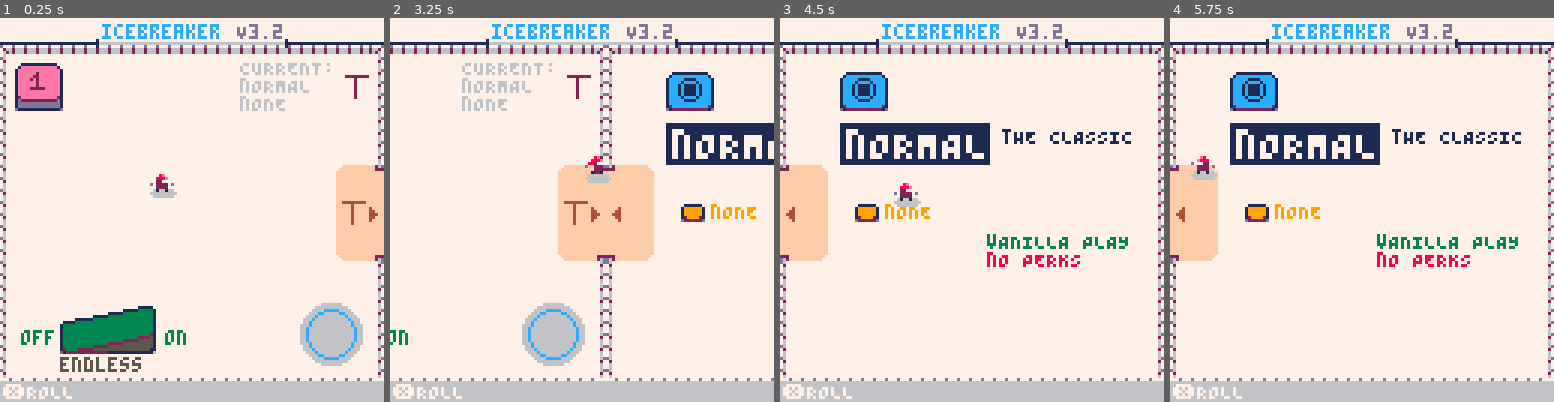
Above: before the commit, frames 1-4 (left to right).
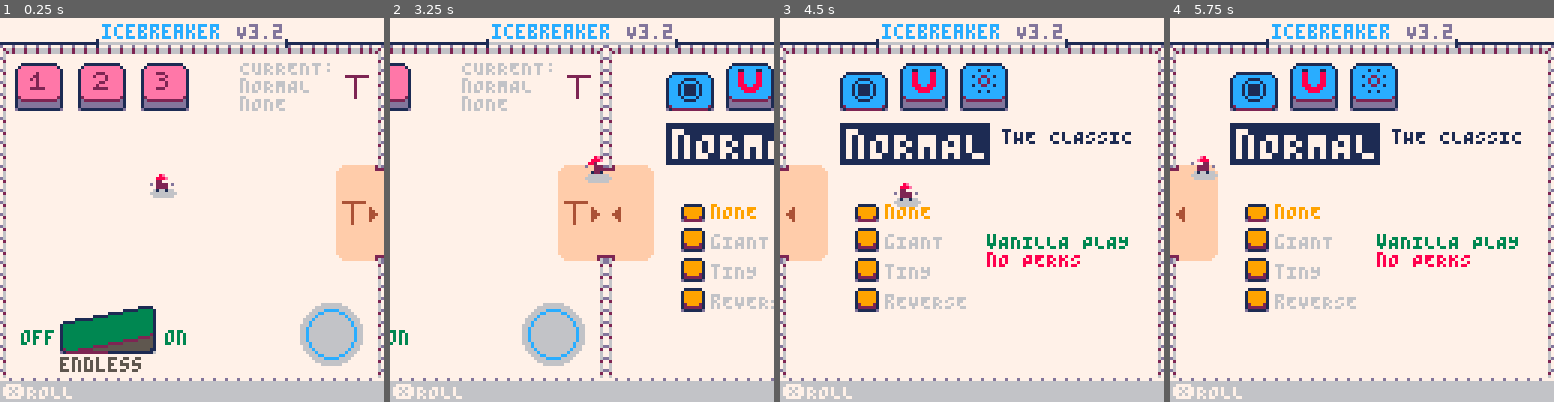
Above: after the commit, the same moments.

Repository: wsasaki01/icebreaker
Game: PICO-8 cartridge p3/icebreaker-p3.p8
The game is run twice, just before and just after one commit, with the same random seed, the same clock (stepped at 60 frames per second) and the same inputs.
Inputs (mouse positions are in pixels of both pictures, inside the frame that each line leads up to):
- Up to frame 1 (0.25 s): no input
- Up to frame 2 (3.25 s): tap X (X key) at 0.33, 1.07, 1.85, 2.97 s; click (670, 121) at 0.67 s; tap O (Z key) at 0.7, 1.7, 2.1, 2.5, 2.9 s; click (436, 267) at 1.22 s; hold Right 1.6-2.1 s; click (497, 114) at 1.77 s; hold Up 2.15-2.42 s; click (562, 259) at 2.32 s; hold Right 2.47-3.03 s; click (624, 106) at 2.87 s; hold Left from 3.08 s (still down)
- Up to frame 3 (4.5 s): tap O (Z key) at 3.3, 3.7, 4.1 s; click (1075, 256) at 3.42 s; release Left at 3.58 s; hold Down 3.63-3.97 s; click (841, 102) at 3.97 s; hold Right from 4.02 s (still down); tap X (X key) at 4.08 s
- Up to frame 4 (5.75 s): tap O (Z key) every 0.4 s from 4.5 to 5.7 s; click (1292, 248) at 4.52 s; release Right at 4.68 s; hold Up 4.73-5.03 s; click (1354, 94) at 5.07 s; hold Left 5.08-5.68 s; tap X (X key) at 5.2 s; click (1419, 244) at 5.62 s; hold Down from 5.73 s (still down)

The runs differ from the first frame. In frame 1, 3.1% of the frame differs, in the area x 20-50%, y 11-25%; in frame 2, 4.0%; in frame 3, 5.0%, in the area x 19-60%, y 11-77%; in frame 4, 5.0%.

Commit message:
Fix high score and combo per level

Diff:
--- a/p3/draw.lua
+++ b/p3/draw.lua
@@ -52,7 +52,7 @@
         print(txt, 1, 122, 7)
     elseif play then
         draw_play()
-    elseif retry then
+    elseif retry or finished then
         draw_play()
         rectfill(20, 30, 100, 88, 2)
         if (retry_cnt!=0) rectfill(25, 35, 25+32*(retry_cnt/retry_fr), 41, 13)
@@ -63,8 +63,10 @@
         print("score:      "..remove_zero(p:score(true)))
         print("best combo: "..tostr(p.combo_rec))
         print("ALL-TIME:", 12)
-        --print("high score: "..tostr(remove_zero(h_score)))
-        --print("best combo: "..tostr(h_combo))
+        local info=get_lvl_info()
+        print("high score: "..remove_zero(info[4]))
+        print("best combo: "..info[5])
+    --[[
     elseif finished then
         draw_play()
         rectfill(20, 30, 100, 88, 2)
@@ -78,6 +80,7 @@
         print("ALL-TIME:", 12)
         --print("high score: "..tostr(remove_zero(h_score)))
         --print("best combo: "..tostr(h_combo))
+    --]]
     end
 
     if mouse then
--- a/p3/init.lua
+++ b/p3/init.lua
@@ -13,16 +13,13 @@
     finished=false
 
     cartdata("someguy17-icebreaker-p3")
-    dset(0,1)
-    dset(1,1)
-    dset(2,1)
     --0to2=score1-3
     --3=combo record
     --4=hammer
     --5=mod
-    unlocked=dget(2)
-    h_score="00000000"
-    h_combo=0
+
+    --unlocked=dget(2)
+    unlocked=9
 
     mc = 1
     menu_op_len = 2
@@ -51,63 +48,40 @@
         perk="sECURITY", disad="hARDER TO\nRETRIEVE", got=unlocked>3},
     }
 
+    gen_lvl_info()
+
     menu_c={pack=false,lvl=false}
     select=false
 
-    level_tiles={
-        {"tutorial", {
-            {"iCE bREAK 101", "lEARN THE ROPES!", true, "00000000"},
-            {"wAVES", "gET READY!", unlocked>1, "00000000"},
-            {"cOMBO", "bUILD YOUR SCORE!", unlocked>2, "00000000"}
-        }},
-        {"magnets", {
-            {"aTTRACTION", "tHE POWER OF MAGNETS!", unlocked>3, "00000000"},
-            {"mODS", "dESIGN YOUR BUILD!", unlocked>4, "00000000"},
-            {"rUSH", "rEADY YOURSELF...", unlocked>5, "00000000"}
-        }},
-        {"teleport", {
-            {"bLINK", "lIKE MAGIC!", unlocked>6, "00000000"},
-            {"sPLIT", "tHERE'S SO MANY!", unlocked>7, "00000000"},
-            {"fINAL", "tHE LAST CHALLENGE...", unlocked>8, "00000000"}
-        }}
-    }
-
     endless=false
 
     buttons={{}, {}, {}, {}}
     alpha="abcdefghijklmnopqrstuvwxyz"
 
     local x_pos=5
-    local tile_cnt=1
-    for tile in all(level_tiles) do
+    for tile_cnt,tile in pairs(level_tiles) do
         local flag=false
         local lvl_cnt=1
-        for lvl in all(tile[2]) do
+        for lvl_cnt,lvl in pairs(tile[2]) do
             if (lvl[3]) flag=true
             local mem=3+(tile_cnt-1)*18+(lvl_cnt-1)*6
             lvl[4]=format_score(dget(mem), dget(mem+1))
-            lvl_cnt+=1
         end
         create_button(x_pos, 15, 1, tile_cnt, 0, flag)
         x_pos+=21
-        tile_cnt+=1
     end
 
     local x_pos=148
-    local type_cnt=1
-    for type in all(h_types) do
+    for type_cnt,type in pairs(h_types) do
         create_button(x_pos, 15, 3, type_cnt,0, type.got)
         x_pos+=20
-        type_cnt+=1
     end
     buttons[3][menu_op.h_type].pressed=true
 
     local y_pos=60
-    local mod_cnt=1
-    for mod in all(mods) do
+    for mod_cnt,mod in pairs(mods) do
         create_button(153, y_pos, 4, mod_cnt,0, mod.got)
         y_pos+=10
-        mod_cnt+=1
     end
     buttons[4][menu_op.mod].pressed=true
 
@@ -238,3 +212,35 @@
 
     return lvls[_pack][_lvl]
 end
+
+function gen_lvl_info()
+    level_tiles={
+        {"tutorial", {
+            {"iCE bREAK 101", "lEARN THE ROPES!", true, "00000000", 0},
+            {"wAVES", "gET READY!", unlocked>1, "00000000", 0},
+            {"cOMBO", "bUILD YOUR SCORE!", unlocked>2, "00000000", 0}
+        }},
+        {"magnets", {
+            {"aTTRACTION", "tHE POWER OF MAGNETS!", unlocked>3, "00000000", 0},
+            {"mODS", "dESIGN YOUR BUILD!", unlocked>4, "00000000", 0},
+            {"rUSH", "rEADY YOURSELF...", unlocked>5, "00000000", 0}
+        }},
+        {"teleport", {
+            {"bLINK", "lIKE MAGIC!", unlocked>6, "00000000", 0},
+            {"sPLIT", "tHERE'S SO MANY!", unlocked>7, "00000000", 0},
+            {"fINAL", "tHE LAST CHALLENGE...", unlocked>8, "00000000", 0}
+        }}
+    }
+    cnt=1
+    for pack in all(level_tiles) do
+        for lvl in all(pack[2]) do
+            lvl[4]=format_score(dget(3+(cnt-1)*6), dget(4+(cnt-1)*6))
+            lvl[5]=dget(7+(cnt-1)*6)
+            cnt+=1
+        end
+    end
+end
+
+function get_lvl_info()
+    return level_tiles[menu_c.pack][2][menu_c.lvl]
+end
--- a/p3/player.lua
+++ b/p3/player.lua
@@ -201,13 +201,7 @@
                     _g.retry = true
                     i=false
                     flash=false
-                    local score = _g.format_score(score1, score2)
-                    local h_score = level_tiles[menu_c.pack][2][menu_c.lvl][4]
-                    if check_high_score(score,h_score) then
-                        level_tiles[menu_c.pack][2][menu_c.lvl][4] = score
-                        dset(mem, score1)
-                        dset(mem+1, score2)
-                    end
+                    update_high_score()
                 end
             end
         end,
@@ -263,6 +257,7 @@
         end,
 
         combo = function(_ENV)
+            if (hub or config or transition) return
             if (w_combo>w_combo_rec) w_combo_rec=w_combo
 
             if combo_cnt != 0 then
@@ -275,10 +270,7 @@
                     combo_rec = round((multi-base_multi)*10)
                 end
 
-                if combo_rec > h_combo then
-                    h_combo = round(combo_rec)
-                    --dset(3, round(combo_rec))
-                end
+                update_high_combo(combo_rec)
 
                 multi=base_multi
             end
--- a/p3/setup.lua
+++ b/p3/setup.lua
@@ -40,6 +40,23 @@
         end
     end
     return false
+end
+
+function update_high_score()
+    local score = format_score(p.score1, p.score2)
+    local h_score = get_lvl_info()[4]
+    if check_high_score(score,h_score) then
+        dset(p.mem, p.score1)
+        dset(p.mem+1, p.score2)
+        gen_lvl_info()
+    end
+end
+
+function update_high_combo(combo)
+    if combo > get_lvl_info()[5] then
+        dset(p.mem+4, round(combo))
+        gen_lvl_info()
+    end
 end
 
 function rng(min, max)
@@ -188,6 +205,7 @@
                 else
                     _g.finished=true
                     _g.play=false
+                    update_high_score()
                 end
             end
         end,
--- a/p3/ui.lua
+++ b/p3/ui.lua
@@ -143,6 +143,7 @@
                         print(info[2].."\n", 9)
                         print("wAVES: "..#get_lvl(parent_cnt,cnt))
                         print("hIGH SCORE: "..remove_zero(info[4]))
+                        print("bEST COMBO: "..info[5])
                     end
                 elseif type==3 then
                     spr(159+cnt, x+4, y+(pressed and 5 or 2))
--- a/p3/update.lua
+++ b/p3/update.lua
@@ -25,6 +25,7 @@
             retry=false
             finished=false
 
+            gen_lvl_info()
             reset_tbls()
             p = create_player(menu_op.h_type, menu_op.mod, false)
             h.equipped=false
